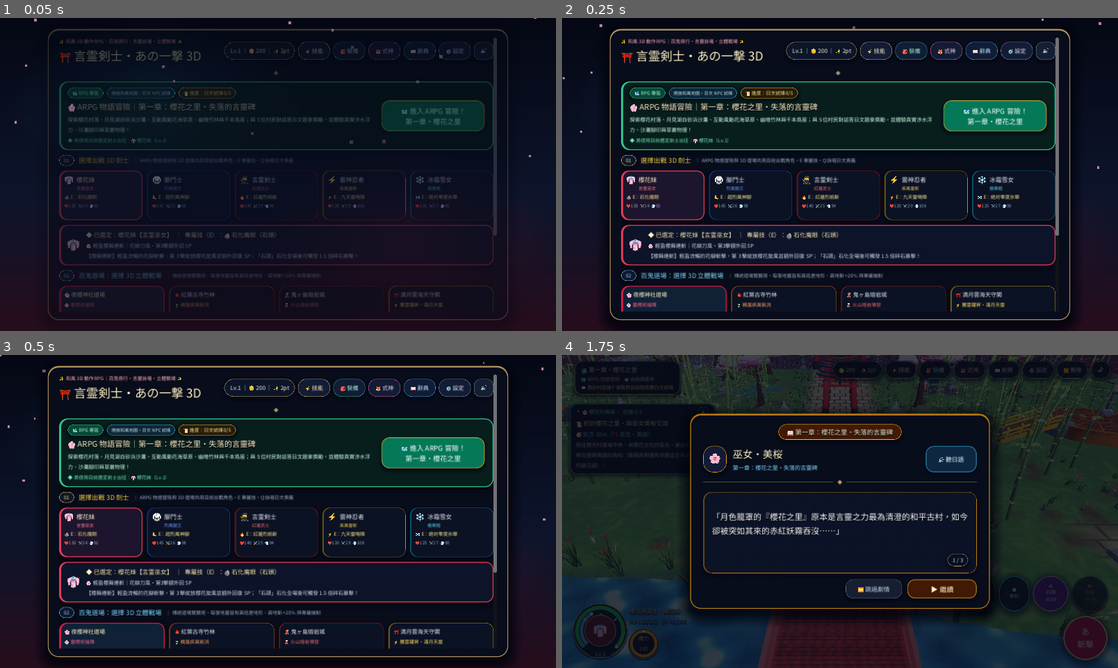
Above: before the commit, frames 1-4 (two rows, left to right).
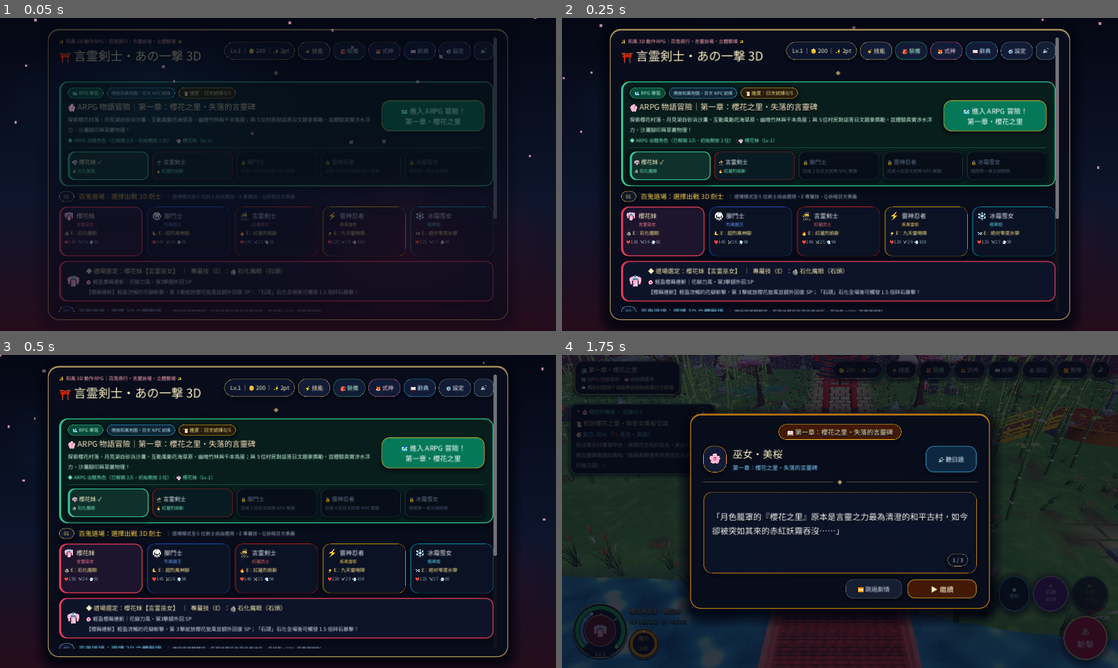
Above: after the commit, the same moments.

Repository: chensc1129/kotodama-3d-rpg
Game: Godot game, scene res://scenes/main_menu.tscn
The game is run twice, just before and just after one commit, with the same random seed, the same clock (stepped at 60 frames per second) and the same inputs.
Inputs:
- Up to frame 1 (0.05 s): no input
- Up to frame 2 (0.25 s): no input
- Up to frame 3 (0.5 s): no input
- Up to frame 4 (1.75 s): click "🗺️ 進入 ARPG 冒險！ 第一章・櫻花之里" at 0.5 s; click "⚡ 技能" at 1.25 s

The runs differ from the first frame. In frame 1, 6.3% of the frame differs, in the area x 10-90%, y 38-94%; in frame 2, 13%; in frame 3, 13%; in frame 4, nothing differs.

Commit message:
feat: restrict ARPG initial roster to 2 starter heroes (Sakura & Swordsman) with Chapter 1 progression unlocks

Diff:
--- a/scripts/autoload/game_data.gd
+++ b/scripts/autoload/game_data.gd
@@ -14,6 +14,17 @@
 	"raijin",
 	"yukionna",
 ]
+
+const ARPG_STARTER_CHARACTERS: Array[String] = [
+	"sakura",
+	"swordsman",
+]
+
+const ARPG_CHARACTER_UNLOCKS: Dictionary = {
+	"kickboxer": {"quizzes": 2, "chapter_clear": false, "hint": "完成 2 位日文試煉 NPC 解鎖"},
+	"raijin": {"quizzes": 4, "chapter_clear": false, "hint": "完成 4 位日文試煉 NPC 解鎖"},
+	"yukionna": {"quizzes": 0, "chapter_clear": true, "hint": "通關第一章主線解鎖"},
+}
 
 const CHARACTERS: Dictionary = {
 	"sakura": {
--- a/scripts/autoload/game_state.gd
+++ b/scripts/autoload/game_state.gd
@@ -12,6 +12,7 @@
 var player: Dictionary = {
 	"name": "櫻花見習生",
 	"char_id": "sakura",
+	"arpg_char_id": "sakura",
 	"stage_id": "sakura_shrine",
 	"mode": "normal",
 	"level": 1,
@@ -97,7 +98,7 @@
 	if typeof(parsed) != TYPE_DICTIONARY:
 		return
 
-	for key in ["name", "char_id", "stage_id", "mode", "active_shikigami"]:
+	for key in ["name", "char_id", "arpg_char_id", "stage_id", "mode", "active_shikigami"]:
 		if parsed.has(key) and typeof(parsed[key]) == TYPE_STRING:
 			player[key] = parsed[key]
 
@@ -150,6 +151,9 @@
 			"chapter_cleared": bool(ch1_in.get("chapter_cleared", false)),
 		}
 
+	if not is_arpg_char_unlocked(String(player.get("arpg_char_id", "sakura"))):
+		player["arpg_char_id"] = GameData.ARPG_STARTER_CHARACTERS[0]
+
 	var stats := get_computed_stats()
 	battle["max_hp"] = stats["max_hp"]
 	battle["hp"] = stats["max_hp"]
@@ -234,6 +238,7 @@
 		player["arpg_ch1"] = {"quiz_cleared_npcs": [], "chapter_cleared": false}
 	var ch1: Dictionary = player["arpg_ch1"]
 	var arr: Array = ch1.get("quiz_cleared_npcs", [])
+	var prev_unlocked := get_arpg_unlocked_chars()
 	if first_clear:
 		if not arr.has(npc_id):
 			arr.append(npc_id)
@@ -267,6 +272,62 @@
 		battle["sp"] = float(battle["max_sp"])
 	save_game_data()
 	state_changed.emit()
+
+	if first_clear:
+		var now_unlocked := get_arpg_unlocked_chars()
+		for cid in now_unlocked:
+			if not prev_unlocked.has(cid):
+				var ch_cfg := GameData.get_character(cid)
+				toast_requested.emit("🎉 新 ARPG 夥伴解鎖！%s %s 已可在 RPG 專區出戰！" % [ch_cfg["icon"], ch_cfg["name"]])
+
+
+func is_arpg_char_unlocked(char_id: String) -> bool:
+	if GameData.ARPG_STARTER_CHARACTERS.has(char_id):
+		return true
+	if not GameData.ARPG_CHARACTER_UNLOCKS.has(char_id):
+		return false
+	var rule: Dictionary = GameData.ARPG_CHARACTER_UNLOCKS[char_id]
+	var req_q: int = int(rule.get("quizzes", 0))
+	var req_clear: bool = bool(rule.get("chapter_clear", false))
+	var ch1: Dictionary = player.get("arpg_ch1", {})
+	var cleared_ch1: bool = bool(ch1.get("chapter_cleared", false))
+	if req_clear:
+		return cleared_ch1
+	return get_arpg_quiz_cleared_count() >= req_q
+
+
+func get_arpg_unlocked_chars() -> Array[String]:
+	var res: Array[String] = []
+	for cid in GameData.CHARACTER_ORDER:
+		if is_arpg_char_unlocked(cid):
+			res.append(cid)
+	return res
+
+
+func get_arpg_char_unlock_hint(char_id: String) -> String:
+	if GameData.ARPG_CHARACTER_UNLOCKS.has(char_id):
+		return String(GameData.ARPG_CHARACTER_UNLOCKS[char_id].get("hint", "推進 ARPG 劇情解鎖"))
+	return ""
+
+
+func get_arpg_char_id() -> String:
+	var cid: String = String(player.get("arpg_char_id", "sakura"))
+	if is_arpg_char_unlocked(cid):
+		return cid
+	return GameData.ARPG_STARTER_CHARACTERS[0]
+
+
+func set_arpg_character(char_id: String) -> bool:
+	if not GameData.CHARACTERS.has(char_id):
+		return false
+	if not is_arpg_char_unlocked(char_id):
+		var ch_cfg := GameData.get_character(char_id)
+		toast_requested.emit("🔒 %s 尚未在 ARPG 解鎖（%s）" % [ch_cfg["name"], get_arpg_char_unlock_hint(char_id)])
+		return false
+	player["arpg_char_id"] = char_id
+	save_game_data()
+	state_changed.emit()
+	return true
 
 
 func is_hard_mode() -> bool:
--- a/scripts/main_menu.gd
+++ b/scripts/main_menu.gd
@@ -12,9 +12,11 @@
 var _arpg_section_panel: PanelContainer
 var _arpg_progress_lbl: Label
 var _arpg_hero_hint_lbl: Label
+var _arpg_char_grid: GridContainer
 var _arpg_launch_btn: Button
 var _footer_arpg_btn: Button
 var _last_arena_mode: String = "normal"
+var _arena_char_id: String = "sakura"
 var _char_grid: GridContainer
 var _hero_spotlight_panel: PanelContainer
 var _hero_spotlight_icon: Label
@@ -40,6 +42,7 @@
 	GameState.reset_battle_state()
 	if not GameState.is_arpg_mode():
 		_last_arena_mode = String(GameState.player.get("mode", "normal"))
+	_arena_char_id = String(GameState.player.get("char_id", "sakura"))
 	set_anchors_and_offsets_preset(Control.PRESET_FULL_RECT)
 	_build_ui()
 	GameState.state_changed.connect(refresh)
@@ -222,10 +225,14 @@
 	_arpg_section_panel.add_theme_stylebox_override("panel", UiStyle.make_accent_card("#071f1c", "#34d399", true, 18, 20, 14))
 	vbox.add_child(_arpg_section_panel)
 
+	var arpg_vbox := VBoxContainer.new()
+	arpg_vbox.add_theme_constant_override("separation", 10 if is_mob else 8)
+	_arpg_section_panel.add_child(arpg_vbox)
+
 	var arpg_row := HBoxContainer.new()
 	arpg_row.add_theme_constant_override("separation", 16)
 	arpg_row.alignment = BoxContainer.ALIGNMENT_CENTER
-	_arpg_section_panel.add_child(arpg_row)
+	arpg_vbox.add_child(arpg_row)
 
 	var arpg_info := VBoxContainer.new()
 	arpg_info.size_flags_horizontal = Control.SIZE_EXPAND_FILL
@@ -281,8 +288,17 @@
 	_arpg_launch_btn.pressed.connect(_on_start_arpg_pressed)
 	arpg_cta_col.add_child(_arpg_launch_btn)
 
-	# ==================== STEP 1: CHARACTERS ====================
-	vbox.add_child(_make_section_header("01", "選擇出戰 3D 劍士", "ARPG 物語冒險與 3D 道場共用目前出戰角色・E 專屬技・Q 詠唱日文奧義", "#fcd34d", is_mob))
+	# Dedicated ARPG Character Selector (Starts with 2 starter heroes; unlock more in Chapter 1!)
+	arpg_vbox.add_child(UiStyle.make_divider("#34d399", 0.25, 1))
+
+	_arpg_char_grid = GridContainer.new()
+	_arpg_char_grid.columns = 2 if is_mob else 5
+	_arpg_char_grid.add_theme_constant_override("h_separation", 8)
+	_arpg_char_grid.add_theme_constant_override("v_separation", 8)
+	arpg_vbox.add_child(_arpg_char_grid)
+
+	# ==================== STEP 1: ARENA DOJO CHARACTERS ====================
+	vbox.add_child(_make_section_header("01", "百鬼道場：選擇出戰 3D 劍士", "道場模式全 5 位劍士自由選用・E 專屬技・Q 詠唱日文奧義", "#fcd34d", is_mob))
 
 	_char_grid = GridContainer.new()
 	_char_grid.columns = 2 if is_mob else 5
@@ -509,8 +525,10 @@
 	if _name_input != null and not _name_input.has_focus():
 		_name_input.text = String(p["name"])
 
-	# Dedicated ARPG Adventure Section live status
-	var cur_ch: Dictionary = GameData.get_character(p["char_id"])
+	# Dedicated ARPG Adventure Section live status & 2-starter character roster
+	var arpg_cid: String = GameState.get_arpg_char_id()
+	var arpg_ch: Dictionary = GameData.get_character(arpg_cid)
+	var unlocked_arpg: Array[String] = GameState.get_arpg_unlocked_chars()
 	if _arpg_progress_lbl != null:
 		var cleared_cnt: int = GameState.get_arpg_quiz_cleared_count()
 		var ch1_done: bool = bool(p.get("arpg_ch1", {}).get("chapter_cleared", false))
@@ -520,15 +538,72 @@
 			else "📜 進度：日文試煉 %d/5" % cleared_cnt
 		)
 	if _arpg_hero_hint_lbl != null:
-		_arpg_hero_hint_lbl.text = "◆ 將使用目前選定劍士出征：%s %s（Lv.%d）" % [cur_ch["icon"], cur_ch["name"], int(p["level"])]
-
-	# 1. Structured Hero Cards + Spotlight
+		_arpg_hero_hint_lbl.text = "◆ ARPG 出戰角色（已解鎖 %d/5，初始開放 2 位）：%s %s（Lv.%d）" % [
+			unlocked_arpg.size(), arpg_ch["icon"], arpg_ch["name"], int(p["level"])
+		]
+
+	if _arpg_char_grid != null:
+		for c in _arpg_char_grid.get_children():
+			c.queue_free()
+		# Order starters first so the 2 initial unlocked heroes stand right up front
+		var arpg_order: Array[String] = ["sakura", "swordsman", "kickboxer", "raijin", "yukionna"]
+		for cid in arpg_order:
+			var ch: Dictionary = GameData.CHARACTERS[cid]
+			var is_unlocked: bool = GameState.is_arpg_char_unlocked(cid)
+			var selected: bool = is_unlocked and (arpg_cid == cid)
+			var accent_hex: String = "#34d399" if selected else (String(ch["color_primary"]) if is_unlocked else "#475569")
+			var bg_hex := "#0f332c" if selected else ("#0a1d24" if is_unlocked else "#0b111c")
+
+			var btn := Button.new()
+			btn.focus_mode = Control.FOCUS_NONE
+			btn.size_flags_horizontal = Control.SIZE_EXPAND_FILL
+			btn.custom_minimum_size = Vector2(0, 86 if is_mob else 66)
+			UiStyle.apply_card_button(btn, bg_hex, accent_hex, selected, 14)
+			if not is_unlocked:
+				btn.modulate = Color(0.72, 0.76, 0.84, 0.85)
+
+			var pad := MarginContainer.new()
+			pad.mouse_filter = Control.MOUSE_FILTER_IGNORE
+			pad.set_anchors_and_offsets_preset(Control.PRESET_FULL_RECT)
+			pad.add_theme_constant_override("margin_left", 10)
+			pad.add_theme_constant_override("margin_right", 8)
+			pad.add_theme_constant_override("margin_top", 6)
+			pad.add_theme_constant_override("margin_bottom", 6)
+			btn.add_child(pad)
+
+			var av := VBoxContainer.new()
+			av.mouse_filter = Control.MOUSE_FILTER_IGNORE
+			av.alignment = BoxContainer.ALIGNMENT_CENTER
+			av.add_theme_constant_override("separation", 2)
+			pad.add_child(av)
+
+			var top_l := Label.new()
+			top_l.mouse_filter = Control.MOUSE_FILTER_IGNORE
+			top_l.text = ("%s %s ✓" if selected else "%s %s") % [ch["icon"], ch["name"]] if is_unlocked else ("🔒 %s" % ch["name"])
+			top_l.add_theme_font_size_override("font_size", 17 if is_mob else 13)
+			top_l.add_theme_color_override("font_color", Color.html("#fef3c7" if selected else ("#e2e8f0" if is_unlocked else "#94a3b8")))
+			av.add_child(top_l)
+
+			var sub_l := Label.new()
+			sub_l.mouse_filter = Control.MOUSE_FILTER_IGNORE
+			sub_l.autowrap_mode = TextServer.AUTOWRAP_WORD_SMART
+			sub_l.text = ("%s %s" % [ch["sig_icon"], ch["sig_name"]]) if is_unlocked else GameState.get_arpg_char_unlock_hint(cid)
+			sub_l.add_theme_font_size_override("font_size", 12 if is_mob else 10)
+			sub_l.add_theme_color_override("font_color", Color.html("#6ee7b7" if is_unlocked else "#64748b"))
+			av.add_child(sub_l)
+
+			var pick_arpg: String = cid
+			btn.pressed.connect(func() -> void: GameState.set_arpg_character(pick_arpg))
+			_arpg_char_grid.add_child(btn)
+
+	# 1. Structured Arena Dojo Hero Cards + Spotlight (All 5 heroes freely playable in Dojo!)
+	var cur_ch: Dictionary = GameData.get_character(_arena_char_id)
 	if _char_grid != null:
 		for c in _char_grid.get_children():
 			c.queue_free()
 		for cid in GameData.CHARACTER_ORDER:
 			var ch: Dictionary = GameData.CHARACTERS[cid]
-			var selected: bool = p["char_id"] == cid
+			var selected: bool = _arena_char_id == cid
 			var accent_hex: String = String(ch["color_primary"])
 			var bg_hex := "#1e162e" if selected else "#0c1326"
 
@@ -598,7 +673,10 @@
 			cv.add_child(st_lbl)
 
 			var pick_id: String = cid
-			btn.pressed.connect(func() -> void: GameState.set_character(pick_id))
+			btn.pressed.connect(func() -> void:
+				_arena_char_id = pick_id
+				GameState.set_character(pick_id)
+			)
 			_char_grid.add_child(btn)
 
 	# Update Selected Hero Spotlight Banner
@@ -606,7 +684,7 @@
 		var c_hex: String = String(cur_ch["color_primary"])
 		_hero_spotlight_panel.add_theme_stylebox_override("panel", UiStyle.make_accent_card("#0e152b", c_hex, true, 16, 18, 11))
 		_hero_spotlight_icon.text = cur_ch["icon"]
-		_hero_spotlight_title.text = "◆ 已選定：%s【%s】  ｜  專屬技（E）：%s %s（%s）" % [
+		_hero_spotlight_title.text = "◆ 道場選定：%s【%s】  ｜  專屬技（E）：%s %s（%s）" % [
 			cur_ch["name"], cur_ch["title"], cur_ch["sig_icon"], cur_ch["sig_name"], cur_ch["sig_key"]
 		]
 		var style_txt: String = String(cur_ch.get("combat_style", ""))
@@ -726,6 +804,7 @@
 func _on_start_arpg_pressed() -> void:
 	if _is_loading_game:
 		return
+	GameState.set_character(GameState.get_arpg_char_id())
 	GameState.set_mode("arpg_story")
 	if _load_lbl != null:
 		_load_lbl.text = "⛩️ 正在前往「第一章：櫻花之里」和風開放冒險世界...\n請稍候片刻"
@@ -735,6 +814,7 @@
 func _on_start_battle_pressed() -> void:
 	if _is_loading_game:
 		return
+	GameState.set_character(_arena_char_id)
 	if GameState.is_arpg_mode():
 		GameState.set_mode(_last_arena_mode if not _last_arena_mode.is_empty() else "normal")
 	if _load_lbl != null:
Binary file changed: assets/fonts/noto_cjk_game.otf
Binary file changed: assets/fonts/noto_emoji_game.ttf
